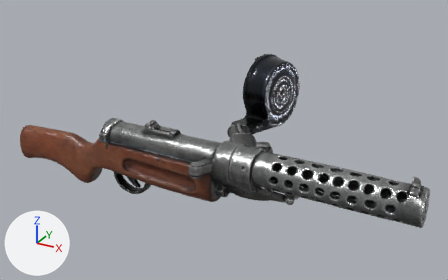
The glTF model art/weapons/mp18/mp18.glb as it was, and as the next commit left it.
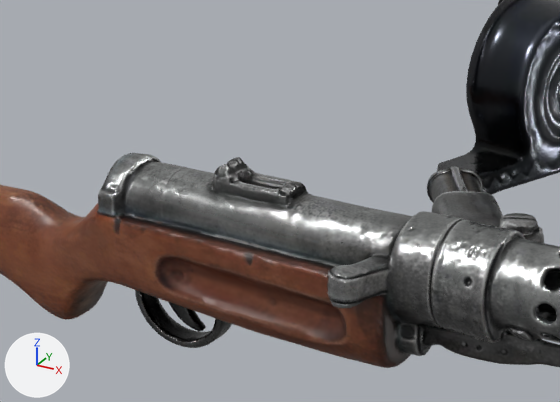
Each version appears first whole from a camera (50 mm lens) standing at (0.549, -0.857, 0.594) and looking at (0.007, 0.128, 0.102), and next in a close-up on the part from 14% to 62% of the width and 21% to 77% of the height. The axes (+X, +Y, +Z) are drawn at lower left. The lights are the same throughout. The older version's two pictures come first. Vertices at exactly the same position are counted once.

In view in the first close-up: 'Body', 'Drum'.
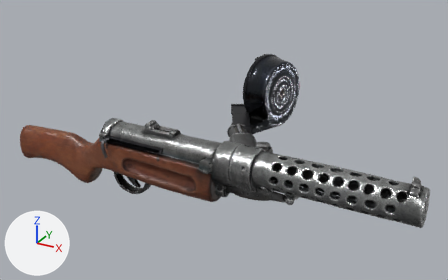
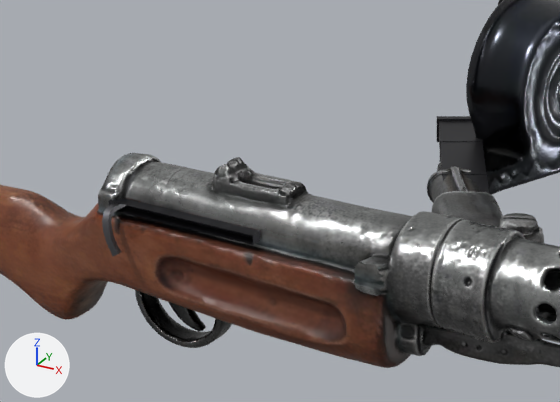
Pixel boxes (x1, y1, x2, y2) of what changed, in the close-ups (560 x 402 px; the box of a moved part takes in the faces that stretch with it):
'StickMag', added
    after: (437, 116, 489, 193)
'Handle', added
    after: (102, 202, 126, 256)
part 1 of me_tripo_mesh_e460be53_8586_45ea_949f_7975a39ac05a, moved or reshaped
    before: (107, 192, 384, 308)
    after: (98, 182, 384, 296)

The change, as a diff of the scene's bpy script:
```diff
--- a/art/weapons/mp18/mp18.glb.py
+++ b/art/weapons/mp18/mp18.glb.py
@@ mat_magsteel @@
+mat_magsteel = principled_material('MagSteel')
+mat_magsteel.base_color = (0.045, 0.045, 0.05)  # dark grey #3c3c3f
+mat_magsteel.metallic = 0.85
+mat_magsteel.roughness = 0.42
@@ mat_handlesteel @@
+mat_handlesteel = principled_material('HandleSteel')
+mat_handlesteel.base_color = (0.13, 0.13, 0.14)  # dark grey #656569
+mat_handlesteel.metallic = 0.9
+mat_handlesteel.roughness = 0.45
@@ me_tripo_mesh_e460be53_8586_45ea_949f_7975a39ac05a @@
 # used by ob_body; location = (0.0, 0.0, 0.0)
-me_tripo_mesh_e460be53_8586_45ea_949f_7975a39ac05a.from_pydata(...)  # 23729 vertices, 47727 faces; spans x -0.4..0.424, y -0.074..0.122, z 0.012..0.173
+me_tripo_mesh_e460be53_8586_45ea_949f_7975a39ac05a.from_pydata(...)  # 23583 vertices, 47312 faces; spans x -0.4..0.424, y -0.049..0.122, z 0.012..0.173
+# me_tripo_mesh_e460be53_8586_45ea_949f_7975a39ac05a part 1: 10 vertices moved within x -0.155..-0.054, y -0.039..-0.032, z 0.132..0.135; 298 vertices removed from x -0.154..0.075, y -0.074..-0.031, z 0.119..0.144; 152 vertices added at x -0.166..0.067, y -0.047..-0.027, z 0.125..0.145
 me_tripo_mesh_e460be53_8586_45ea_949f_7975a39ac05a.materials.append(mat_tripo_mat_e460be53_8586_45ea_949f_7975a39ac05a)
@@ me_stickmag @@
+me_stickmag.from_pydata(...)  # 32 vertices, 48 faces; spans x -0.102..0.03, y -0.034..0.161, z -0.01..0.01
+me_stickmag.materials.append(mat_magsteel)  # dark grey #3c3c3f
@@ me_handle @@
+me_handle.from_pydata(...)  # 56 vertices, 108 faces; spans x -0.0028..0.0139, y -0.0573..-0.031, z -0.0309..0.0018
+me_handle.materials.append(mat_handlesteel)  # dark grey #656569
@@ ob_stickmag @@
+ob_stickmag = bpy.data.objects.new('StickMag', me_stickmag)
+ob_stickmag.location = (0.056, 0.1136, 0.1158)
@@ ob_handle @@
+ob_handle = bpy.data.objects.new('Handle', me_handle)
+ob_handle.location = (-0.149, 0.0, 0.135)
```
